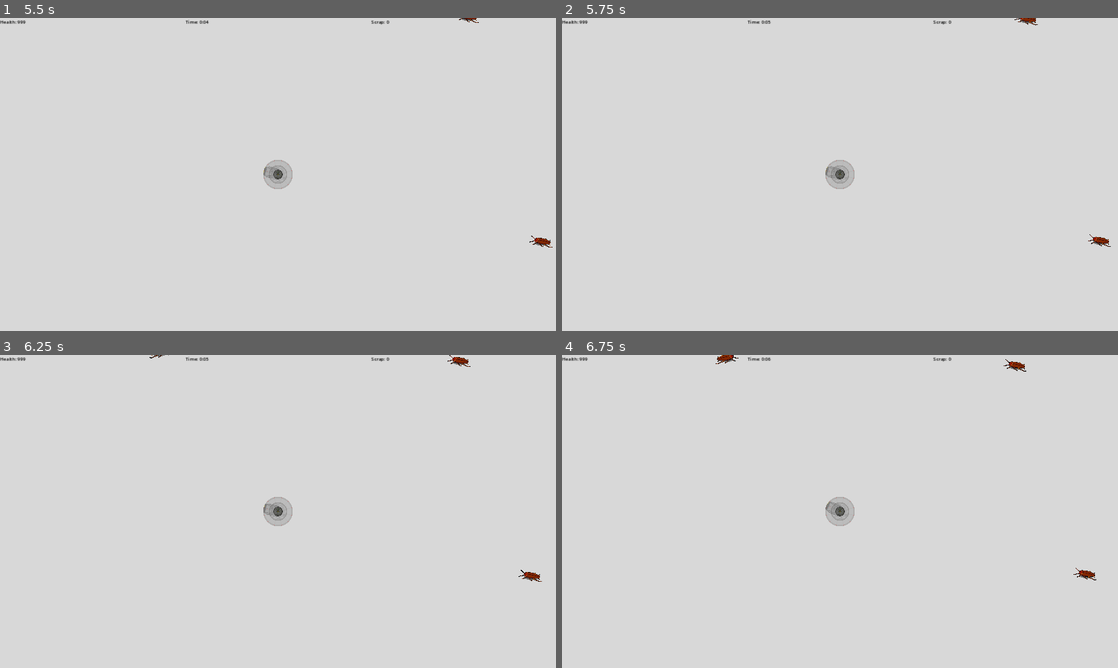
Above: before the commit, frames 1-4 (two rows, left to right).
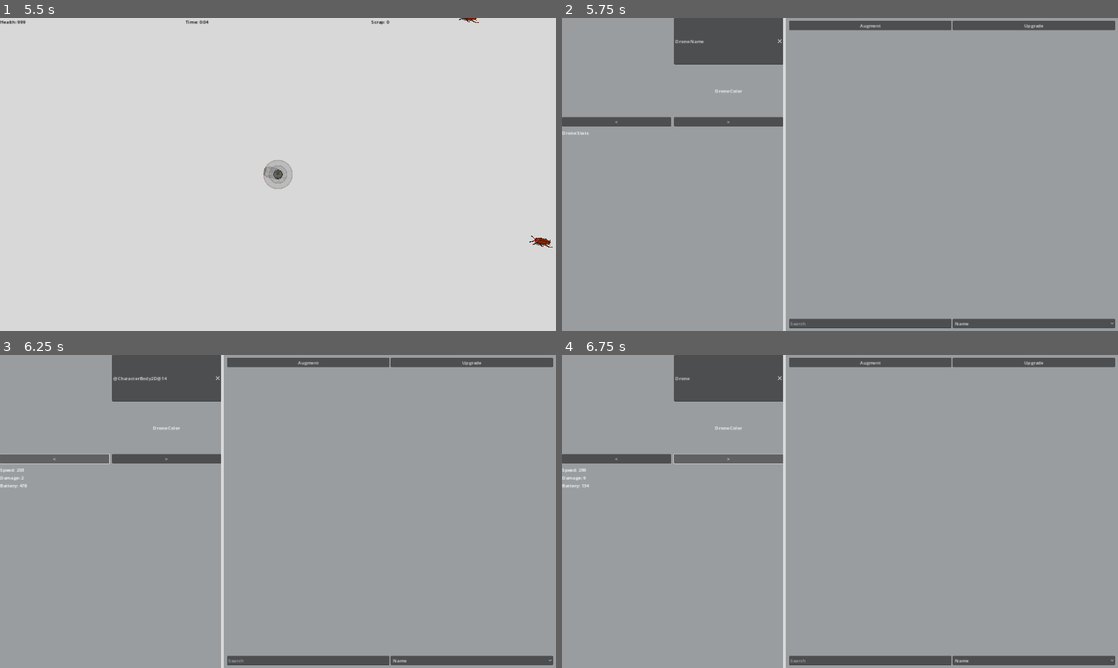
Above: after the commit, the same moments.

Repository: PlainOldNoah/DroneDeployer
Game: Godot game, scene res://main/main.tscn
Same seed, same stepped clock (60 frames per second), same inputs: the game is played once before the commit and once after it.
Inputs (mouse positions are in pixels of both pictures, inside the frame that each line leads up to):
- Up to frame 1 (5.5 s): click "Start Game" at 0.5 s; tap Enter at 1.25, 2.75, 4.25 s; move the mouse to (400, 158) at 1.27 s; press the mouse at (400, 158) at 1.28 s; tap Space at 2, 3.5 s; move the mouse to (166, 190) at 2.02 s; release the mouse at (166, 190) at 2.03 s; click (166, 190) at 2.1 s; move the mouse to (333, 105) at 2.77 s; press the mouse at (333, 105) at 2.78 s; move the mouse to (250, 237) at 3.52 s; release the mouse at (250, 237) at 3.53 s; click (250, 237) at 3.6 s; move the mouse to (444, 221) at 4.27 s; press the mouse at (444, 221) at 4.28 s; tap ` (toggle_debug_menu) at 4.9 s; move the mouse to (111, 127) at 5.02 s; release the mouse at (111, 127) at 5.03 s; click (111, 127) at 5.1 s
- Up to frame 2 (5.75 s): tap F (toggle_fabricator_menu) at 5.65 s
- Up to frame 3 (6.25 s): click (55, 458) at 5.75 s, where only the run after the commit has a clickable "<"
- Up to frame 4 (6.75 s): click (728, 458) at 6.5 s, where only the run after the commit has a clickable ">"

Frame 1 is identical in both runs. In frame 2, 99% of the frame differs, in the area x 0-100%, y 0-100%; in frame 3, 99%; in frame 4, 99%.

Commit message:
Updated the MenuManager, menus now work much more normally

Diff:
--- a/Drone Deployer/main/gameplay_manager/base_gamestate.gd
+++ b/Drone Deployer/main/gameplay_manager/base_gamestate.gd
@@ -16,8 +16,9 @@
 	TITLE, ## Title Screen
 	STARTING, ## Initialize the start of the game
 	RUNNING, ## Main gameplay occuring
-	PAUSED, ## In a menu
+	PAUSED, ## In the Pause menu
 	GAMEOVER, ## Player has lost the game
+	MENU, ## Non Debug or Pause menus
 }
 
 func _ready():
--- a/Drone Deployer/main/gameplay_manager/gameplay_manager.tscn
+++ b/Drone Deployer/main/gameplay_manager/gameplay_manager.tscn
@@ -7,6 +7,7 @@
 [ext_resource type="PackedScene" uid="uid://cikjiqcegopmc" path="res://main/gameplay_manager/gamestate/starting_gamestate.tscn" id="4_efb5o"]
 [ext_resource type="PackedScene" uid="uid://cojuxeikkuood" path="res://main/gameplay_manager/gamestate/gameover_gamestate.tscn" id="6_16kc7"]
 [ext_resource type="PackedScene" uid="uid://cfc7ykcyhhcnf" path="res://main/gameplay_manager/gamestate/paused_gamestate.tscn" id="6_48pie"]
+[ext_resource type="PackedScene" uid="uid://cujradf08j1kp" path="res://main/gameplay_manager/gamestate/menu_gamestate.tscn" id="8_bj2b5"]
 
 [node name="GameplayManager" type="Node"]
 process_mode = 3
@@ -30,6 +31,8 @@
 
 [node name="PausedGamestate" parent="GamestateManager" instance=ExtResource("6_48pie")]
 
+[node name="MenuGamestate" parent="GamestateManager" instance=ExtResource("8_bj2b5")]
+
 [node name="GameoverGamestate" parent="GamestateManager" instance=ExtResource("6_16kc7")]
 
 [connection signal="timeout" from="GameplayTimer" to="." method="_on_gameplay_timer_timeout"]
--- a/Drone Deployer/main/gameplay_manager/gamestate/gamestate_manager.gd
+++ b/Drone Deployer/main/gameplay_manager/gamestate/gamestate_manager.gd
@@ -1,13 +1,9 @@
 class_name GamestateManager
 extends Node
 
-## LEFT OFF -=-=-=-=-=-=-=-=-=-=-=-=-=-=-=-=-=-=-=-=-=-=-=-=-=-=-=-=-=-=-=-=-=-=-=-=-=-=-=-=-=-=-=-=
-# Start connecting the gamestates up to do what they're suppose to
-# May require some major signal reworking
-# Use the states to drive the code, not the other way around
-# Events can change the states
+## Handles changing gamestate and passing data into them
 
-#@export_node_path("BaseState") var starting_state
+## The state that the game starts in
 @export var starting_state:BaseState.STATE
 
 ## State enums for state names that way every script has the same interface
@@ -16,15 +12,9 @@
 	BaseState.STATE.STARTING: $StartingGamestate,
 	BaseState.STATE.RUNNING: $RunningGamestate,
 	BaseState.STATE.PAUSED: $PausedGamestate,
-	BaseState.STATE.GAMEOVER: $GameoverGamestate
+	BaseState.STATE.GAMEOVER: $GameoverGamestate,
+	BaseState.STATE.MENU: $MenuGamestate,
 }
-
-
-#@onready var title_gamestate:BaseState = $TitleGamestate
-#@onready var starting_gamestate:BaseState = $StartingGamestate
-#@onready var running_gamestate:BaseState = $RunningGamestate
-#@onready var paused_gamestate:BaseState = $PausedGamestate
-#@onready var gameover_gamestate:BaseState = $GameoverGamestate
 
 
 ## The current state the state machine is in
--- /dev/null
+++ b/Drone Deployer/main/gameplay_manager/gamestate/menu_gamestate.gd
@@ -0,0 +1,33 @@
+extends BaseState
+
+## Menu Gamestate; Menus except for Pause and Debug
+
+
+func enter() -> void:
+	get_tree().set_pause(true)
+
+
+func exit() -> void:
+	get_tree().set_pause(false)
+	MenuManager.request_menu(MenuManager.MENUS.NULL)
+
+
+func input(event: InputEvent) -> int:
+	if event.is_action_pressed("ui_cancel"):
+		return STATE.RUNNING
+
+	elif event.is_action_pressed("toggle_fabricator_menu"):
+		if MenuManager.is_current_menu(MenuManager.MENUS.FABRICATOR):
+#			MenuManager.request_menu(MenuManager.MENUS.NULL)
+			return STATE.RUNNING
+		else:
+			MenuManager.request_menu(MenuManager.MENUS.FABRICATOR)
+
+	elif event.is_action_pressed("toggle_hanger_menu"):
+		if MenuManager.is_current_menu(MenuManager.MENUS.HANGER):
+#			MenuManager.request_menu(MenuManager.MENUS.NULL)
+			return STATE.RUNNING
+		else:
+			MenuManager.request_menu(MenuManager.MENUS.HANGER)
+
+	return STATE.NULL
--- /dev/null
+++ b/Drone Deployer/main/gameplay_manager/gamestate/menu_gamestate.tscn
@@ -0,0 +1,7 @@
+[gd_scene load_steps=3 format=3 uid="uid://cujradf08j1kp"]
+
+[ext_resource type="PackedScene" uid="uid://csccs0s0gtcue" path="res://main/gameplay_manager/gamestate/base_gamestate.tscn" id="1_p1sb0"]
+[ext_resource type="Script" path="res://main/gameplay_manager/gamestate/menu_gamestate.gd" id="2_4a6v8"]
+
+[node name="MenuGamestate" instance=ExtResource("1_p1sb0")]
+script = ExtResource("2_4a6v8")
--- a/Drone Deployer/main/gameplay_manager/gamestate/paused_gamestate.gd
+++ b/Drone Deployer/main/gameplay_manager/gamestate/paused_gamestate.gd
@@ -5,7 +5,6 @@
 func enter() -> void:
 	get_tree().set_pause(true)
 	MenuManager.request_menu(MenuManager.MENUS.PAUSE)
-	# Request menu based on what key was pressed, this is the menu state afterall
 
 
 func exit() -> void:
@@ -16,4 +15,8 @@
 func input(event: InputEvent) -> int:
 	if event.is_action_pressed("ui_cancel"):
 		return STATE.RUNNING
+#	elif event.is_action_pressed("toggle_fabricator_menu"):
+#		MenuManager.request_menu(MenuManager.MENUS.FABRICATOR)
+#	elif event.is_action_pressed("toggle_hanger_menu"):
+#		MenuManager.request_menu(MenuManager.MENUS.HANGER)
 	return STATE.NULL
--- a/Drone Deployer/main/gameplay_manager/gamestate/running_gamestate.gd
+++ b/Drone Deployer/main/gameplay_manager/gamestate/running_gamestate.gd
@@ -15,4 +15,13 @@
 func input(event: InputEvent) -> int:
 	if event.is_action_pressed("ui_cancel"):
 		return STATE.PAUSED
+
+	elif event.is_action_pressed("toggle_fabricator_menu"):
+		MenuManager.request_menu(MenuManager.MENUS.FABRICATOR)
+		return STATE.MENU
+
+	elif event.is_action_pressed("toggle_hanger_menu"):
+		MenuManager.request_menu(MenuManager.MENUS.HANGER)
+		return STATE.MENU
+
 	return STATE.NULL
--- a/Drone Deployer/main/gameplay_manager/gamestate/title_gamestate.gd
+++ b/Drone Deployer/main/gameplay_manager/gamestate/title_gamestate.gd
@@ -5,6 +5,7 @@
 
 func enter() -> void:
 	MenuManager.request_menu(MenuManager.MENUS.MAIN)
+#	MenuManager.request_menu(MenuManager.MENUS.MAIN)
 
 
 func exit() -> void:
--- a/Drone Deployer/ui/menu_manager.tscn
+++ b/Drone Deployer/ui/menu_manager.tscn
@@ -1,10 +1,10 @@
-[gd_scene load_steps=9 format=3 uid="uid://cm8gevfcxc7h0"]
+[gd_scene load_steps=9 format=3 uid="uid://mwij3hl8u88q"]
 
 [ext_resource type="Script" path="res://ui/menus/menu_manager.gd" id="1_7q1n8"]
 [ext_resource type="PackedScene" uid="uid://xyinbcpdlhqm" path="res://ui/menus/main_menu.tscn" id="2_os7te"]
 [ext_resource type="PackedScene" uid="uid://cjaeoy88yuim8" path="res://ui/menus/hanger_menu.tscn" id="3_hbkq2"]
-[ext_resource type="PackedScene" uid="uid://bjpnyq1dysd6h" path="res://ui/menus/pause_popup.tscn" id="4_qysh2"]
-[ext_resource type="PackedScene" uid="uid://bb2jmpwphe15s" path="res://ui/menus/game_over_popup.tscn" id="5_culkg"]
+[ext_resource type="PackedScene" path="res://ui/menus/pause_menu.tscn" id="4_qysh2"]
+[ext_resource type="PackedScene" path="res://ui/menus/game_over_menu.tscn" id="5_culkg"]
 [ext_resource type="PackedScene" uid="uid://cihk4xoa3wwe2" path="res://ui/menus/debug_menu.tscn" id="6_lsmdn"]
 [ext_resource type="PackedScene" uid="uid://wsn3sdtkkuiq" path="res://ui/menus/fabricator_menu.tscn" id="7_rdxf7"]
 [ext_resource type="PackedScene" uid="uid://bpqdwxfpa7vw3" path="res://modification_group_menu.tscn" id="8_f8efg"]
@@ -20,10 +20,10 @@
 [node name="HangerMenu" parent="." instance=ExtResource("3_hbkq2")]
 visible = false
 
-[node name="PausePopup" parent="." instance=ExtResource("4_qysh2")]
+[node name="PauseMenu" parent="." instance=ExtResource("4_qysh2")]
 visible = false
 
-[node name="GameOverPopup" parent="." instance=ExtResource("5_culkg")]
+[node name="GameOverMenu" parent="." instance=ExtResource("5_culkg")]
 visible = false
 
 [node name="DebugMenu" parent="." instance=ExtResource("6_lsmdn")]
--- /dev/null
+++ b/Drone Deployer/ui/menus/base_menu.gd
@@ -0,0 +1,11 @@
+class_name BaseMenu
+extends Node
+
+enum MENU {
+	NULL,
+	MAIN,
+	PAUSE,
+	HANGER,
+	FABRICATOR,
+	GAMEOVER,
+}
--- a/Drone Deployer/ui/menus/game_over_popup.tscn
+++ b/Drone Deployer/ui/menus/game_over_menu.tscn
@@ -1,7 +1,7 @@
-[gd_scene load_steps=3 format=3 uid="uid://bb2jmpwphe15s"]
+[gd_scene load_steps=3 format=3]
 
 [ext_resource type="PackedScene" uid="uid://btb5hep7rx366" path="res://ui/menus/base_popup_menu.tscn" id="1_d5wuh"]
-[ext_resource type="Script" path="res://ui/menus/game_over_popup.gd" id="2_xucnc"]
+[ext_resource type="Script" path="res://ui/menus/game_over_menu.gd" id="2_xucnc"]
 
 [node name="GameOverPopup" instance=ExtResource("1_d5wuh")]
 script = ExtResource("2_xucnc")
--- a/Drone Deployer/ui/menus/menu_manager.gd
+++ b/Drone Deployer/ui/menus/menu_manager.gd
@@ -13,84 +13,28 @@
 	HANGER, ## Hanger menu
 	}
 
-@onready var main_menu := $MainMenu
-@onready var pause_menu := $PausePopup
-@onready var game_over_menu := $GameOverPopup
-@onready var debug_menu := $DebugMenu
-@onready var mod_group_menu := $ModificationGroupMenu
-
-## All available menus and their required data for handling
-@onready var menu_network:Dictionary = {
-	"main_menu":{
-		"scene":main_menu,
-		"cancel_to":null, ## on ui_cancel go to this menu
-	},
-	"no_menu":{
-		"scene":null,
-		"cancel_to":MENUS.PAUSE,
-	},
-	"pause_menu":{
-		"scene":pause_menu,
-		"cancel_to":"no_menu",
-	},
-	"gameover_menu":{
-		"scene":game_over_menu,
-		"cancel_to":null,
-	},
-	"debug_menu":{
-		"scene":debug_menu,
-		"cancel_to":"no_menu",
-	},
-	"hanger_menu":{
-		"scene":mod_group_menu,
-		"cancel_to":"no_menu",
-	},
-	"fabricator_menu":{
-		"scene":mod_group_menu,
-		"cancel_to":"no_menu",
-	},
+@onready var menus:Dictionary = {
+	MENUS.MAIN: $MainMenu,
+	MENUS.PAUSE: $PauseMenu,
+	MENUS.HANGER: $ModificationGroupMenu,
+	MENUS.FABRICATOR: $ModificationGroupMenu,
+	MENUS.GAMEOVER: $GameOverMenu,
 }
 
 ## The currently selected menu
-@onready var current_menu:Dictionary = {}
+@onready var current_menu:MENUS
 
 
-## Returns the specific menu dict, safer using enums
-func get_menu_dict(menu:MENUS) -> Dictionary:
-	match menu:
-		MENUS.NULL:
-			return menu_network["no_menu"]
-		MENUS.MAIN:
-			return menu_network["main_menu"]
-		MENUS.PAUSE:
-			return menu_network["pause_menu"]
-		MENUS.GAMEOVER:
-			return menu_network["gameover_menu"]
-		MENUS.DEBUG:
-			return menu_network["debug_menu"]
-		MENUS.FABRICATOR:
-			return menu_network["fabricator_menu"]
-		MENUS.HANGER:
-			return menu_network["hanger_menu"]
-		_:
-			return menu_network["no_menu"]
+## Hides the current menu and shows the requested menu
+func request_menu(new_menu:int):
+	if menus.has(current_menu):
+		menus[current_menu].hide()
+
+	if menus.has(new_menu):
+		current_menu = new_menu
+		menus[current_menu].show()
 
 
-## Sets the requested menu if possible
-func request_menu(requested_menu:MENUS):
-	var rqst_menu_dict:Dictionary = get_menu_dict(requested_menu)
-
-	if rqst_menu_dict["scene"] != null:
-		rqst_menu_dict["scene"].show()
-#	else:
-#		current_menu["scene"].hide()
-
-	current_menu = rqst_menu_dict
-	cleanup()
-
-
-## Hides all scenes except for the current one
-func cleanup():
-	for i in menu_network.keys():
-		if (menu_network[i] != current_menu) and (menu_network[i]["scene"] != null):
-			menu_network[i]["scene"].hide()
+## Returns true if the current_menu matches the check_menu
+func is_current_menu(check_menu:int):
+	return current_menu == check_menu
--- a/Drone Deployer/ui/menus/pause_popup.tscn
+++ b/Drone Deployer/ui/menus/pause_menu.tscn
@@ -1,7 +1,7 @@
-[gd_scene load_steps=3 format=3 uid="uid://bjpnyq1dysd6h"]
+[gd_scene load_steps=3 format=3]
 
 [ext_resource type="PackedScene" uid="uid://btb5hep7rx366" path="res://ui/menus/base_popup_menu.tscn" id="1_lnla0"]
-[ext_resource type="Script" path="res://ui/menus/pause_popup.gd" id="2_xlicu"]
+[ext_resource type="Script" path="res://ui/menus/pause_menu.gd" id="2_xlicu"]
 
 [node name="PausePopup" instance=ExtResource("1_lnla0")]
 script = ExtResource("2_xlicu")
Not shown: 1 places in Drone Deployer/main/gameplay_manager/gameplay_manager.tscn that only renumber resources
Renamed: Drone Deployer/ui/menus/game_over_popup.gd -> Drone Deployer/ui/menus/game_over_menu.gd
Renamed: Drone Deployer/ui/menus/pause_popup.gd -> Drone Deployer/ui/menus/pause_menu.gd
